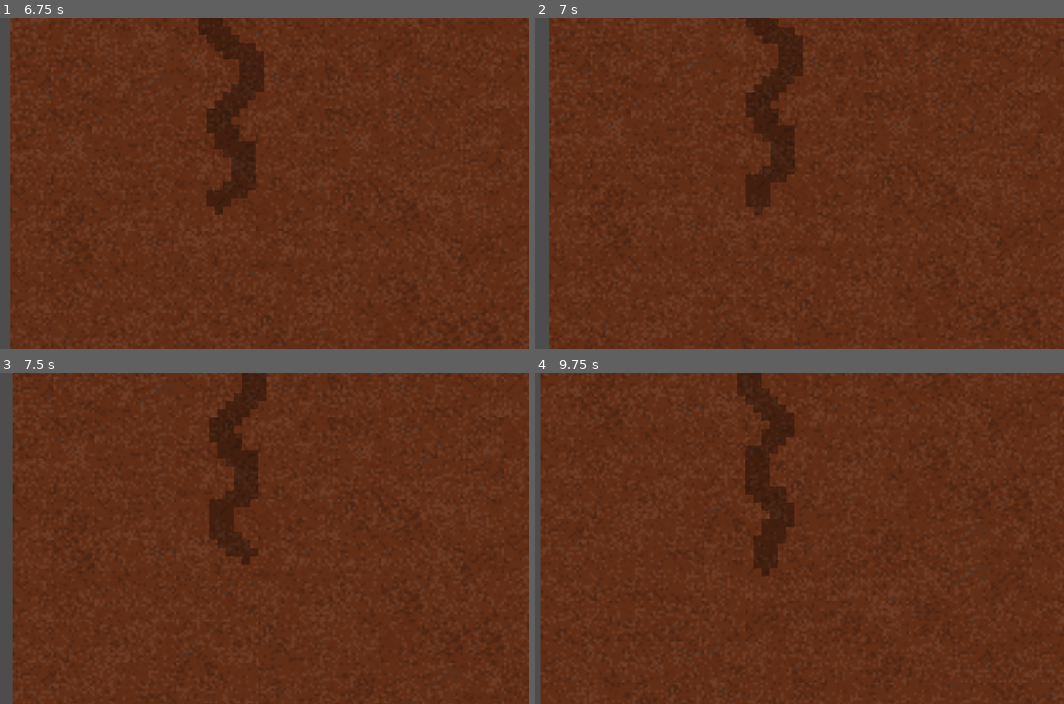
Above: before the commit, frames 1-4 (two rows, left to right).
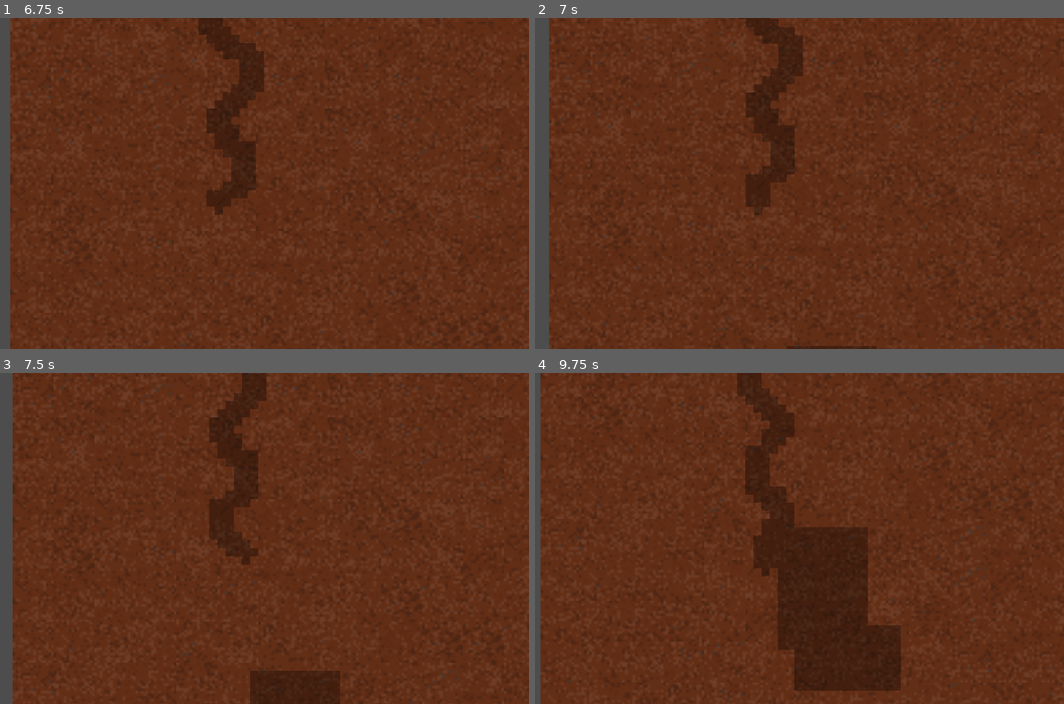
Above: after the commit, the same moments.

Repository: F1ejm/Bratislava_GameJam
Game: Godot game, scene res://Main/Main.tscn
The game is run twice, just before and just after one commit, with the same random seed, the same clock (stepped at 60 frames per second) and the same inputs.
Inputs (mouse positions are in pixels of both pictures, inside the frame that each line leads up to):
- Up to frame 1 (6.75 s): move the mouse to (365, 166) at 0.52 s; move the mouse to (116, 200) at 1.27 s; move the mouse to (290, 110) at 2.02 s; move the mouse to (206, 249) at 2.77 s; move the mouse to (412, 233) at 3.52 s; move the mouse to (58, 133) at 4.27 s; move the mouse to (264, 183) at 5.02 s; move the mouse to (148, 100) at 5.77 s; move the mouse to (365, 166) at 6.52 s
- Up to frame 2 (7 s): no input
- Up to frame 3 (7.5 s): move the mouse to (116, 555) at 7.27 s
- Up to frame 4 (9.75 s): move the mouse to (825, 465) at 8.02 s; move the mouse to (741, 604) at 8.77 s; move the mouse to (947, 588) at 9.52 s

Frame 1 is identical in both runs. In frame 2, 0.2% of the frame differs, in the area x 47-65%, y 99-100%; in frame 3, 1.7%; in frame 4, 9.1%, in the area x 45-70%, y 46-96%.

Commit message:
jfkdla;s

Diff:
--- a/background/Trails/Trail.gd
+++ b/background/Trails/Trail.gd
@@ -12,6 +12,7 @@
 var cave :=1
 
 func _process(delta: float) -> void:
+
 	#for h in hight:
 		#for w in width:
 			#tile.set_cell(0,Vector2i(w,player.position.y+h+50),3,Vector2(randi_range(0,7),randi_range(2,7)),0)
@@ -45,8 +46,15 @@
 
 
 func timeout() -> void:
-	var x = randi_range(70,70)
-	var y = randi_range(-1,1)*(randi_range(70,130))
-	var pos = Vector2i(player.position)+Vector2i(x,y)
+	var x = randi_range(-1,1)*(randi_range(100,300))
+	var y = (randi_range(300,800))
+	var pos = tile.local_to_map(Vector2(player.position)+Vector2(x,y))
+	print(player.position)
 	print(pos)
-	tile.set_cell(0,pos,3,Vector2(2,1),0)
+
+	var r = randi_range(10,20)
+	var t = randi_range(10,20)
+
+	for u in range(3,r):
+		for h in range(3,t):
+			tile.set_cell(0,pos+Vector2i(u,h),3,Vector2i(2,1),0)
--- a/background/Trails/Trail.tscn
+++ b/background/Trails/Trail.tscn
@@ -121,7 +121,7 @@
 tile = NodePath(".")
 
 [node name="Timer" type="Timer" parent="." unique_id=103336229]
-wait_time = 1.5
+wait_time = 3.0
 autostart = true
 
 [connection signal="timeout" from="Timer" to="." method="timeout"]
